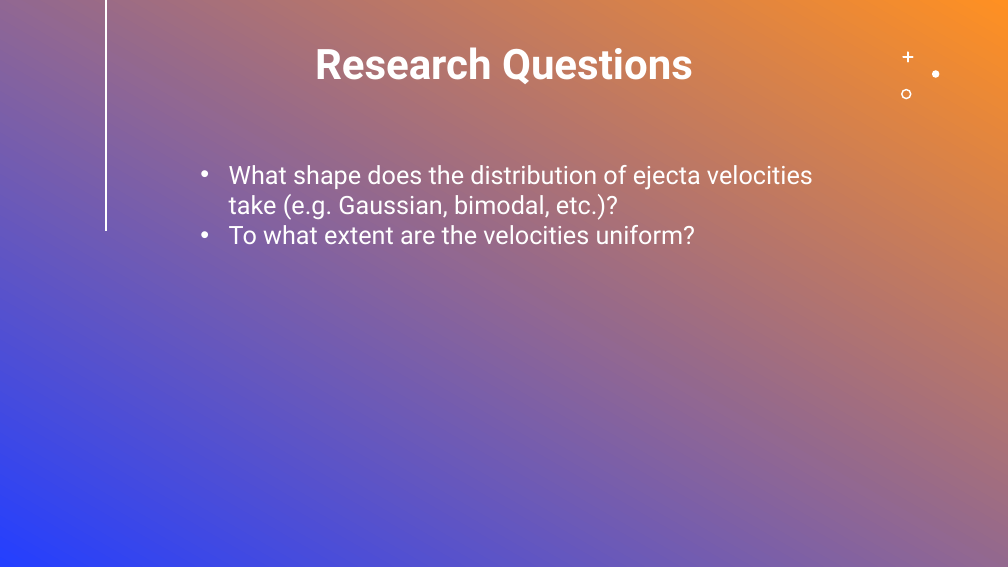
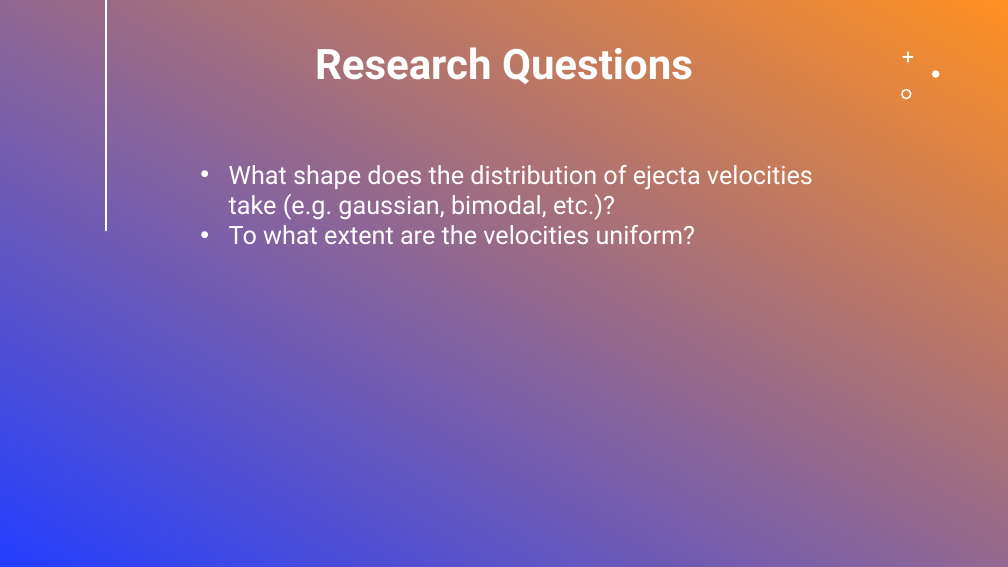
Before and after one commit to tobyheller-ucsd/SNIaEjectaVelocityAnalysis, a slide deck: slide 3 of Homogeneity In Ejecta Velocity Of Type Ia Supernovae.pptx. Drawn at 1008x567 pixels with LibreOffice and Linux fonts; fonts in the diff are those of the drawing. Boxes give left, top, right and bottom in pixels: in the first picture for what was removed or moved away, otherwise in the second. Text is boxed around its words. In the diff, an @@ line names an element or a change of style, - is before the commit and + after.

```diff
--- a/Homogeneity In Ejecta Velocity Of Type Ia Supernovae.pptx
+++ b/Homogeneity In Ejecta Velocity Of Type Ia Supernovae.pptx
@@ text at (x1=229, y1=165, x2=813, y2=220): text changed @@
-• What shape does the distribution of ejecta velocities take (e.g. Gaussian, bimodal, etc.)?
+• What shape does the distribution of ejecta velocities take (e.g. gaussian, bimodal, etc.)?
```
Also in this commit, not shown: 1 other slide changed, 7 slides added, 1 slide removed, 7 other files.
